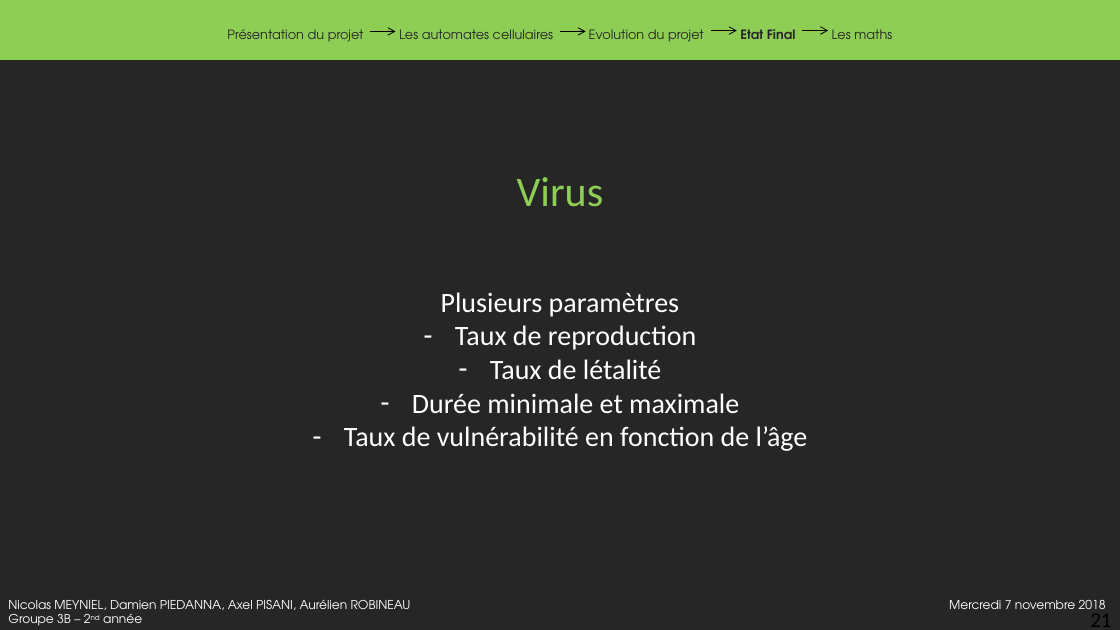
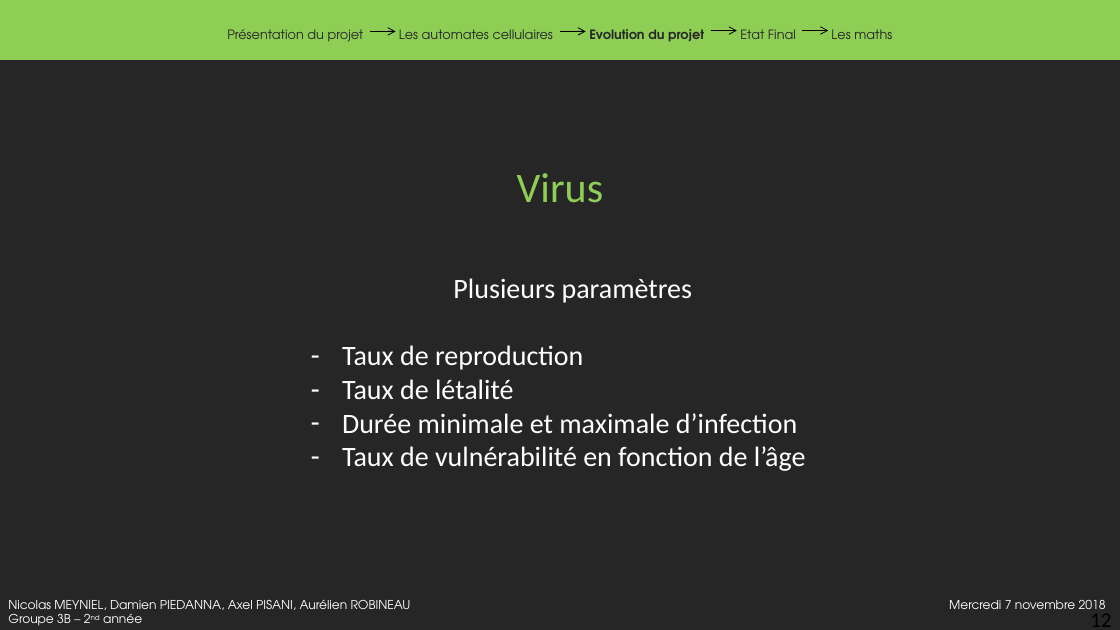
Before and after one commit to damien-piedanna/virus-cellular-automaton, a slide deck: slide 12 of doc/PowerPoint_Modelisation_Mathematique.pptx (slide 21 before the commit). Drawn at 1120x630 pixels with LibreOffice and Linux fonts; fonts in the diff are those of the drawing. Boxes give left, top, right and bottom in pixels: in the first picture for what was removed or moved away, otherwise in the second. Text is boxed around its words. In the diff, an @@ line names an element or a change of style, - is before the commit and + after.

```diff
--- a/doc/PowerPoint_Modelisation_Mathematique.pptx
+++ b/doc/PowerPoint_Modelisation_Mathematique.pptx
@@ text "Présentation du projet Les automates ..." at bbox=[227, 29, 892, 42]: bold on in "Evolution du projet"; bold off in "Etat Final" @@
@@ text "Virus": place and size @@
-text "Virus" at bbox=[517, 177, 604, 207]
+text "Virus" at bbox=[517, 173, 604, 203]
@@ text "Plusieurs paramètres": place and size @@
-text "Plusieurs paramètres" at bbox=[344, 292, 808, 451]
+text "Plusieurs paramètres" at bbox=[342, 278, 806, 471]
@@ text at bbox=[342, 345, 806, 471]: alignment centre to left @@
@@ text at bbox=[342, 413, 797, 433]: text changed @@
-– Durée minimale et maximale
+– Durée minimale et maximale d’infection
@@ page number at bbox=[1090, 607, 1111, 630]: text changed @@
-21
+12
```
Also in this commit, not shown: 6 other slides changed.
